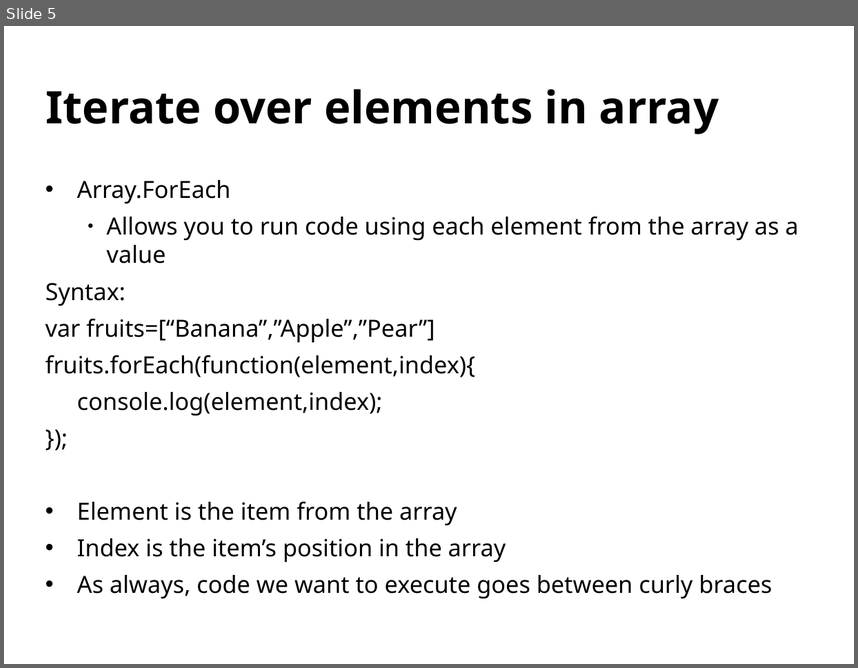
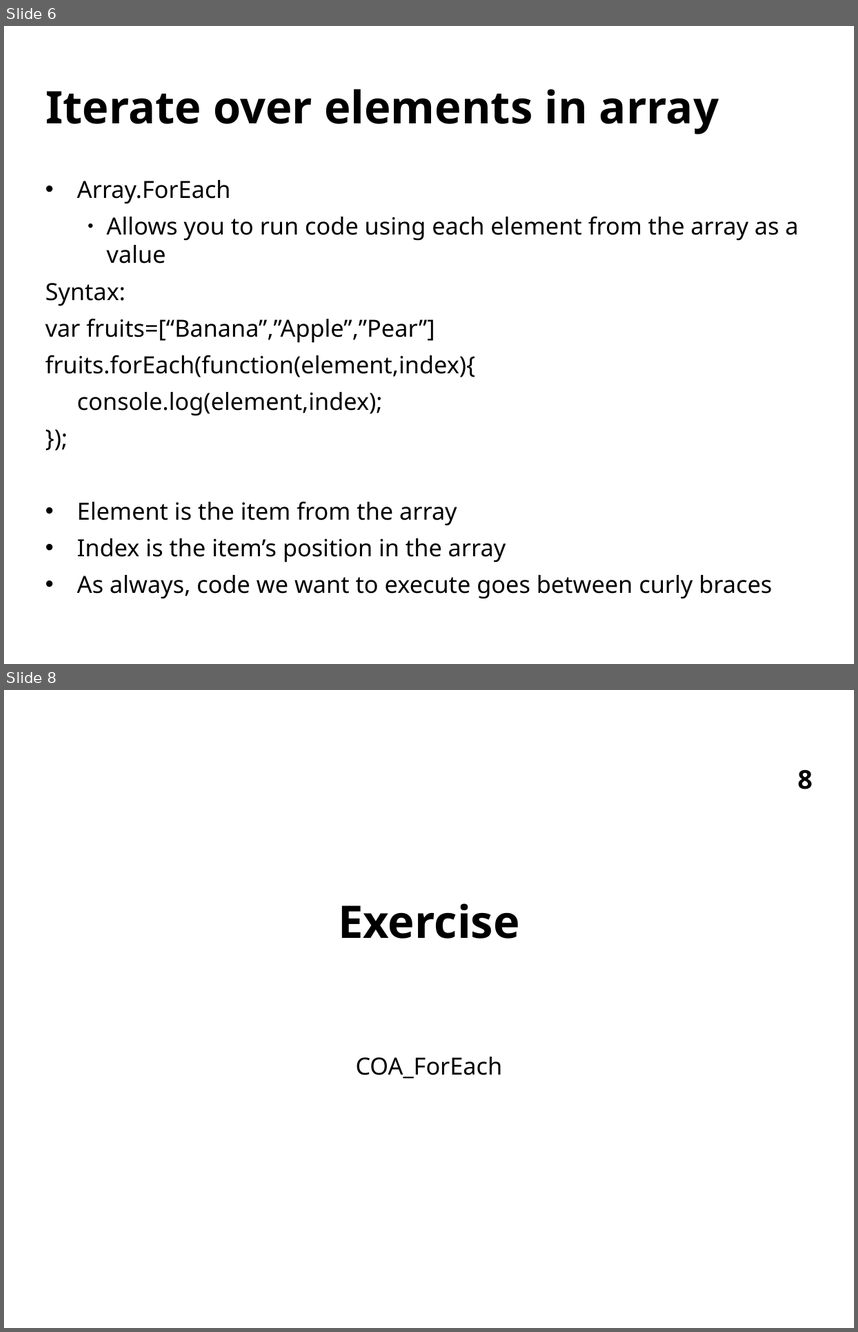
Before and after one commit to HaloZero/FEWD_Curriculum_24, a slide deck: Week_05_DRY/09_Lab_Session/arrays/slides/arrays.pptx. Shown one above the other, each under a label of ours: slide 5 before the commit, slides 6 and 8 after it; the slides between them are not shown. The pictures are 858x668 and 858x1332 pixels, drawn with LibreOffice and Linux fonts; fonts in the diff are those of the drawing. Boxes give left, top, right and bottom in pixels: in the first picture for what was removed or moved away, otherwise in the second. Text is boxed around its words. In the diff, an @@ line names an element or a change of style, - is before the commit and + after.

```diff
--- a/Week_05_DRY/09_Lab_Session/arrays/slides/arrays.pptx
+++ b/Week_05_DRY/09_Lab_Session/arrays/slides/arrays.pptx
@@ slide 8 added at [4,690,854,1328], background #FFFFFF @@
@@ page number added at [797,769,813,789], 22 pt, text #000000, bold @@
+8
@@ title added at [338,903,519,938], 38 pt, text #000000, bold @@
+Exercise
@@ subtitle added at [356,1056,503,1078], 20 pt, text #000000 @@
+COA_ForEach
@@ what was slide 5 is now slide 6 @@
```
Also in this commit, not shown: 1 slide changed, 1 other slide added, 1 other file.
